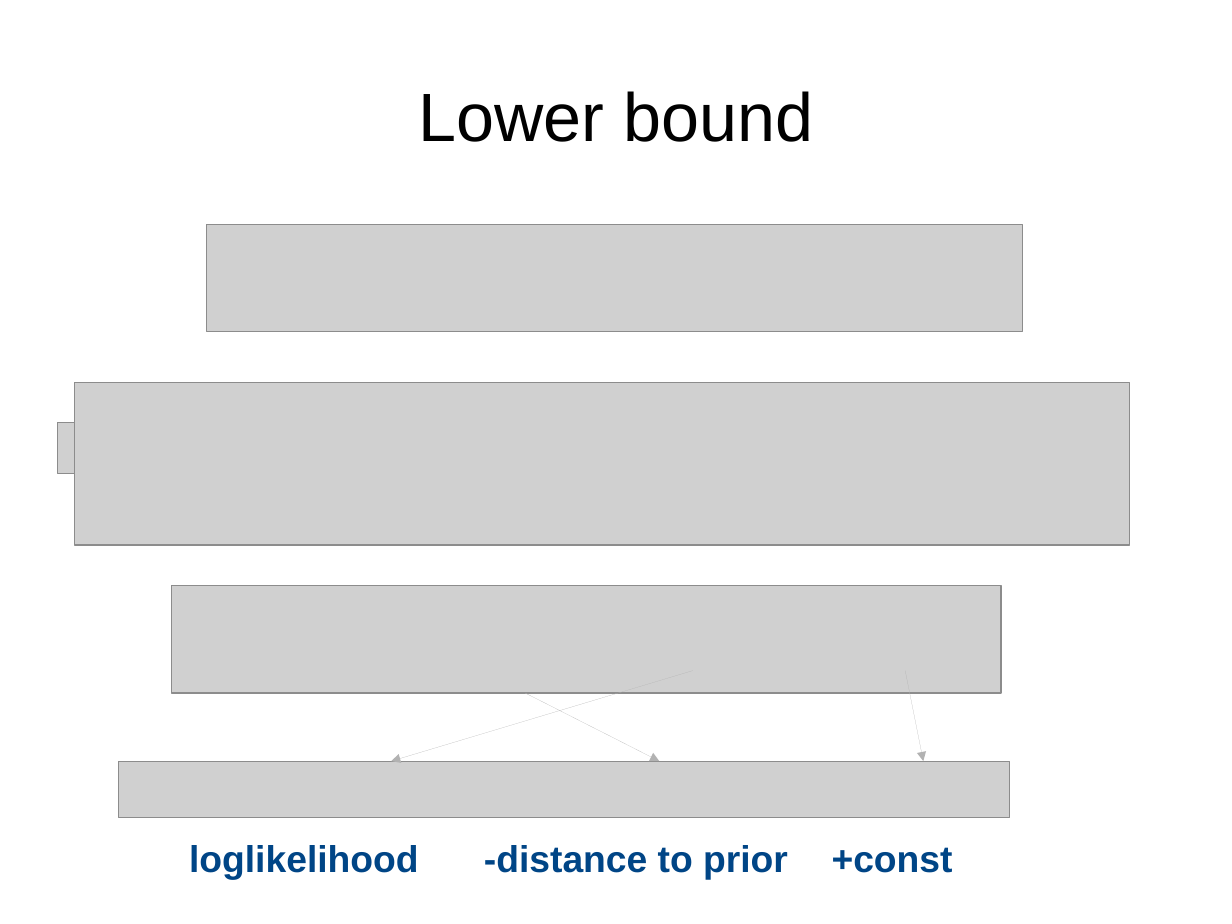
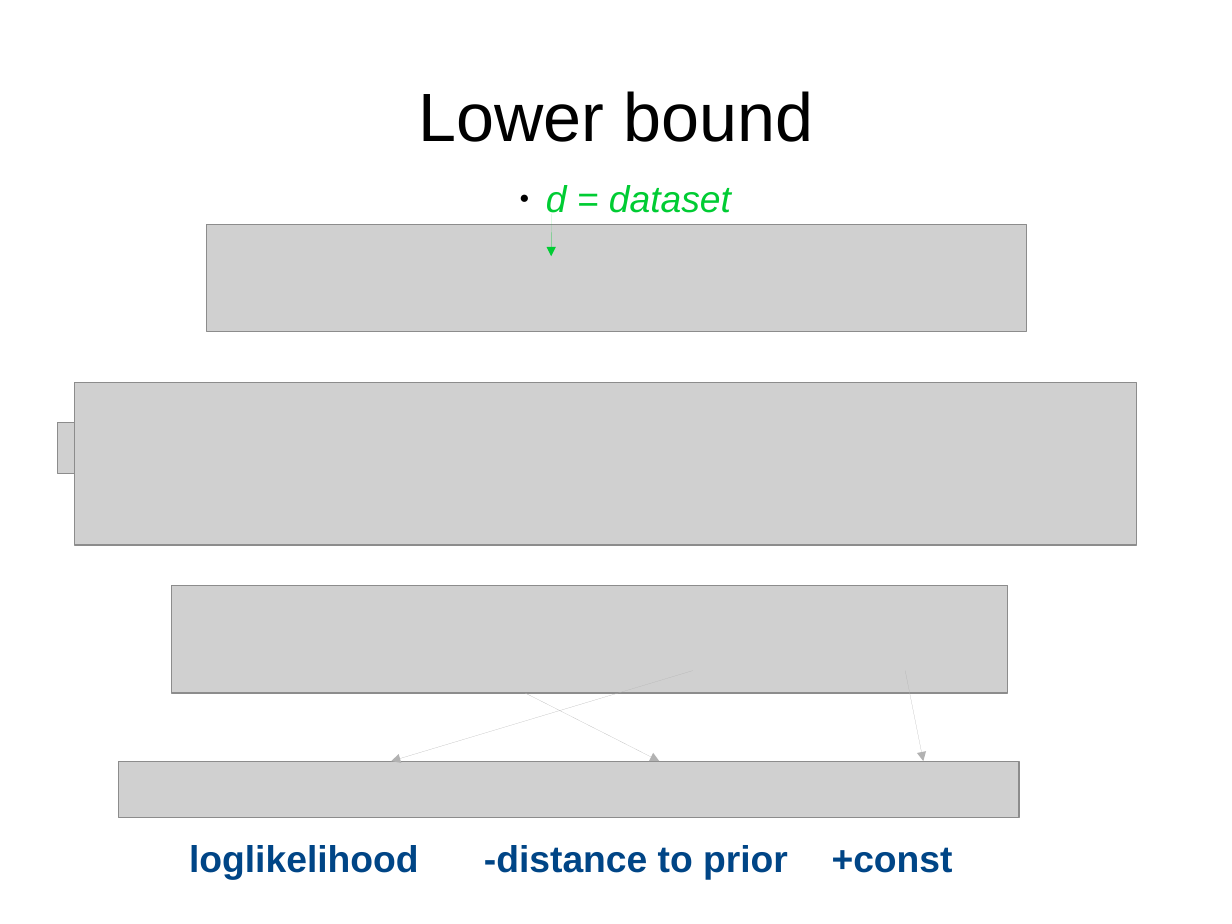
Before and after one commit to justheuristic/picsart_rl, a slide deck: slide 35 of day4/lecture_part1.odp. Drawn at 1232x924 pixels with LibreOffice and Linux fonts; fonts in the diff are those of the drawing; grey boxes stand for pictures; background and template pictures are left out. Boxes give left, top, right and bottom in pixels: in the first picture for what was removed or moved away, otherwise in the second. Text is boxed around its words. In the diff, an @@ line names an element or a change of style, - is before the commit and + after.

```diff
--- a/day4/lecture_part1.odp
+++ b/day4/lecture_part1.odp
@@ text added at <box>546,185,731,213</box>, 24 pt, text #00CC33, italic @@
+● d = dataset
@@ picture: place and size @@
-picture at <box>207,225,1023,332</box>
+picture at <box>207,225,1027,332</box>
@@ arrow added from (551, 214) to (551, 256), #00CC33 0 pt @@
@@ picture: place and size @@
-picture at <box>75,382,1130,544</box>
+picture at <box>75,382,1138,544</box>
@@ picture: place and size @@
-picture at <box>171,586,1001,694</box>
+picture at <box>171,586,1007,694</box>
@@ picture: place and size @@
-picture at <box>119,761,1010,818</box>
+picture at <box>119,761,1020,818</box>
```
Also in this commit, not shown: 14 other slides changed, 3 slides added, 2 slides removed, 2 other files.
